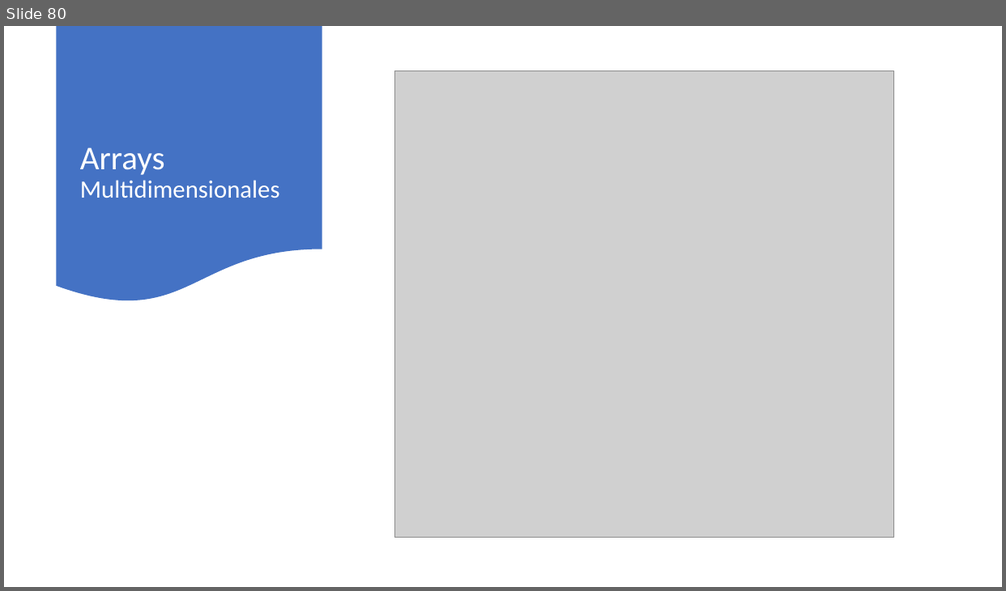
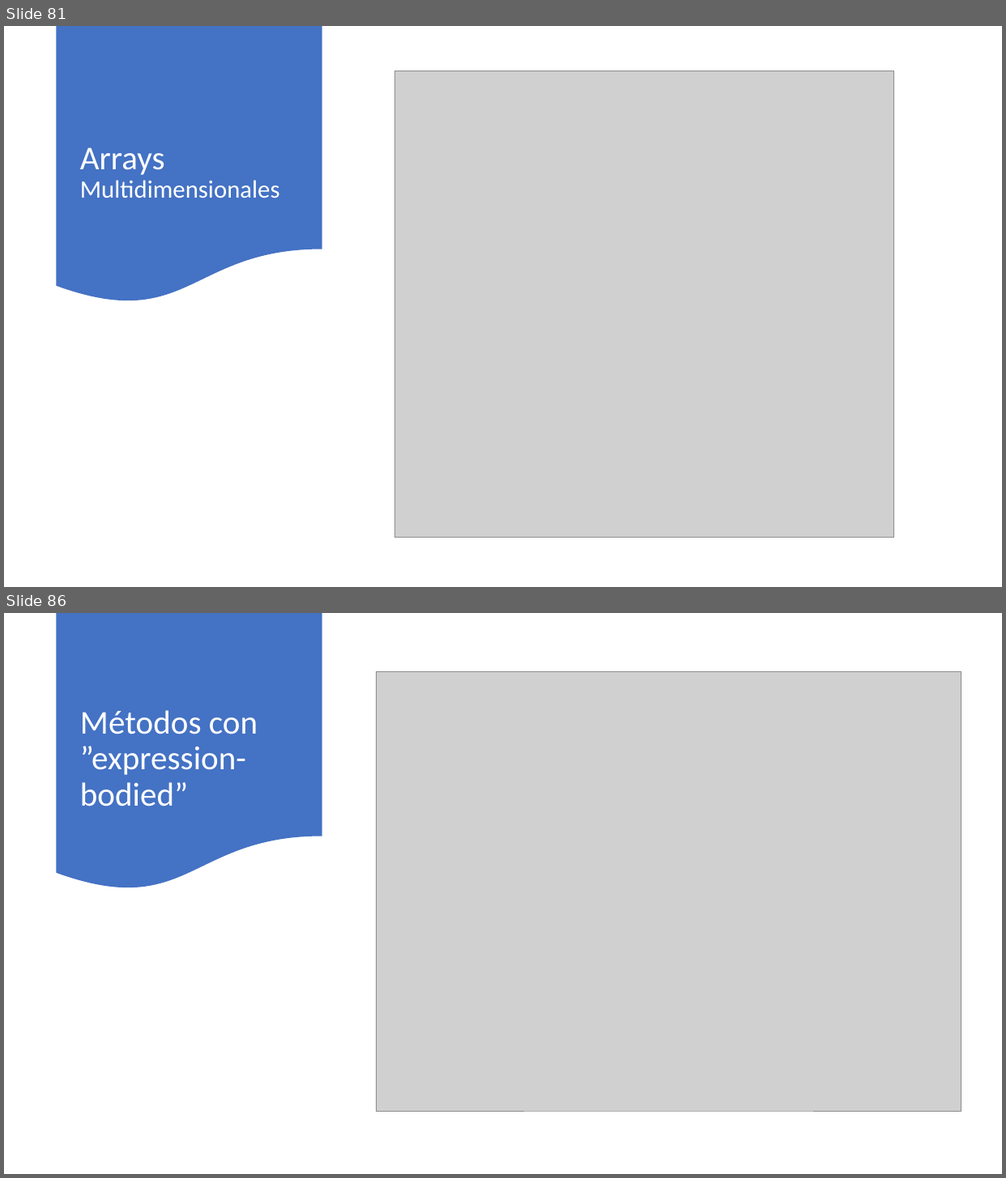
Before and after one commit to AlbertOsinaga/Curso201, a slide deck: Curso201.pptx. Shown one above the other, each under a label of ours: slide 80 before the commit, slides 81 and 86 after it; the slides between them are not shown. The pictures are 1006x591 and 1006x1178 pixels, drawn with LibreOffice and Linux fonts; fonts in the diff are those of the drawing; grey boxes stand for pictures. Boxes give left, top, right and bottom in pixels: in the first picture for what was removed or moved away, otherwise in the second. Text is boxed around its words. In the diff, an @@ line names an element or a change of style, - is before the commit and + after.

Commit message:
86-metodos expression bodied

```diff
--- a/Curso201.pptx
+++ b/Curso201.pptx
@@ slide 86 added at box(4, 613, 1002, 1174), background #FFFFFF @@
@@ flow chart document added at box(57, 613, 322, 892), fill #4472C4 @@
@@ picture added at box(376, 671, 961, 1112) @@
@@ title added at box(80, 710, 258, 807), 32 pt, text #FFFFFF @@
+Métodos con ”expression-bodied”
@@ what was slide 80 is now slide 81 @@
```
Also in this commit, not shown: 5 other slides added, 14 other files.
